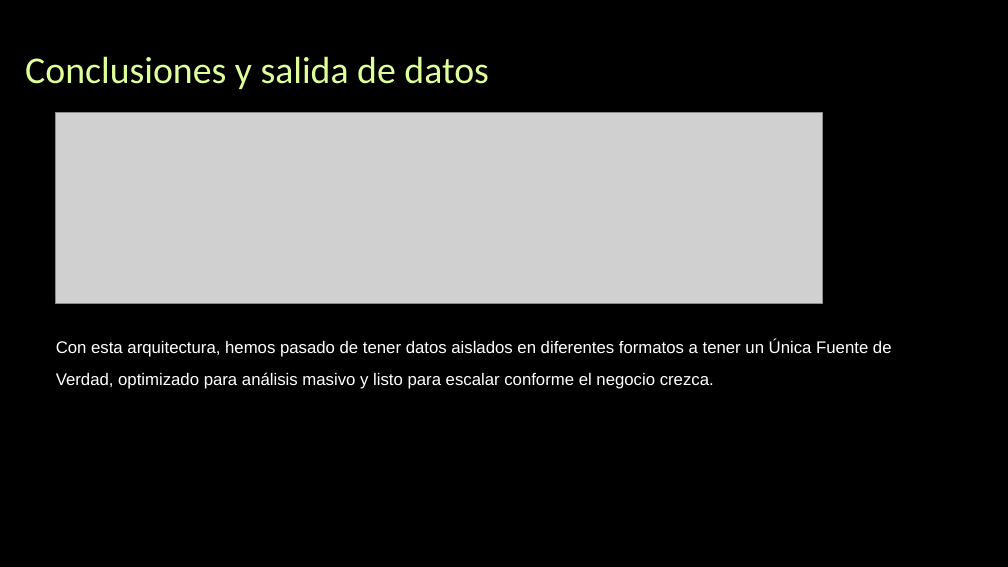
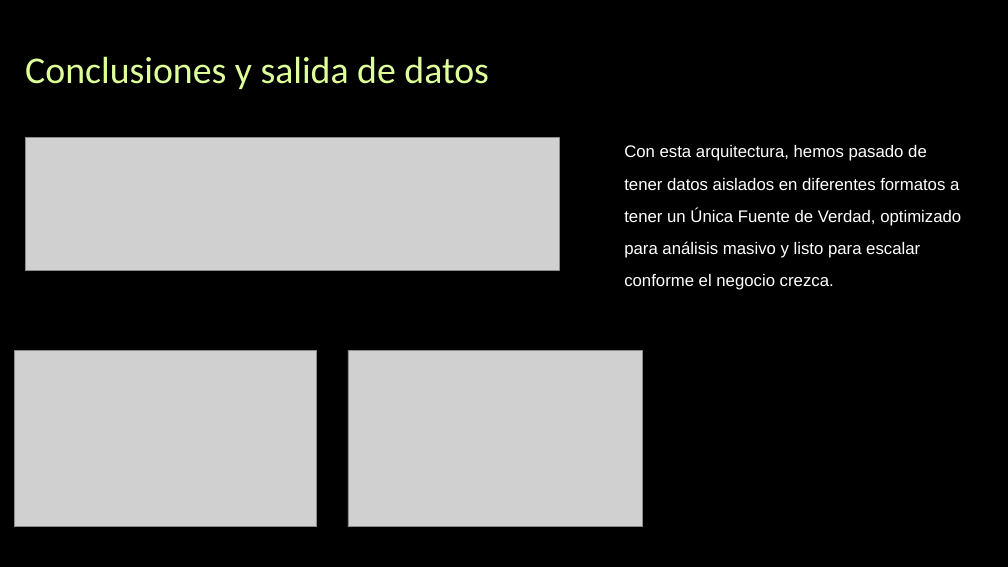
Before and after one commit to SebasManja23/Proyecto-Final-Programacion-para-el-procesamiento-de-datos, a slide deck: slide 9 of Apoyos/diapositivas para la presentacion.pptx. Drawn at 1008x567 pixels with LibreOffice and Linux fonts; fonts in the diff are those of the drawing; grey boxes stand for pictures. Boxes give left, top, right and bottom in pixels: in the first picture for what was removed or moved away, otherwise in the second. Text is boxed around its words. In the diff, an @@ line names an element or a change of style, - is before the commit and + after.

```diff
--- a/Apoyos/diapositivas para la presentacion.pptx
+++ b/Apoyos/diapositivas para la presentacion.pptx
@@ picture resized from (x1=56, y1=113, x2=823, y2=304) to (x1=25, y1=137, x2=559, y2=270) @@
@@ text "Con esta arquitectura, hemos pasado ..." rewrapped from (x1=56, y1=339, x2=892, y2=389) to (x1=624, y1=145, x2=961, y2=290) @@
@@ picture added at (x1=15, y1=351, x2=317, y2=527) @@
@@ picture added at (x1=348, y1=351, x2=642, y2=527) @@
```
Also in this commit, not shown: 2 other slides changed.
